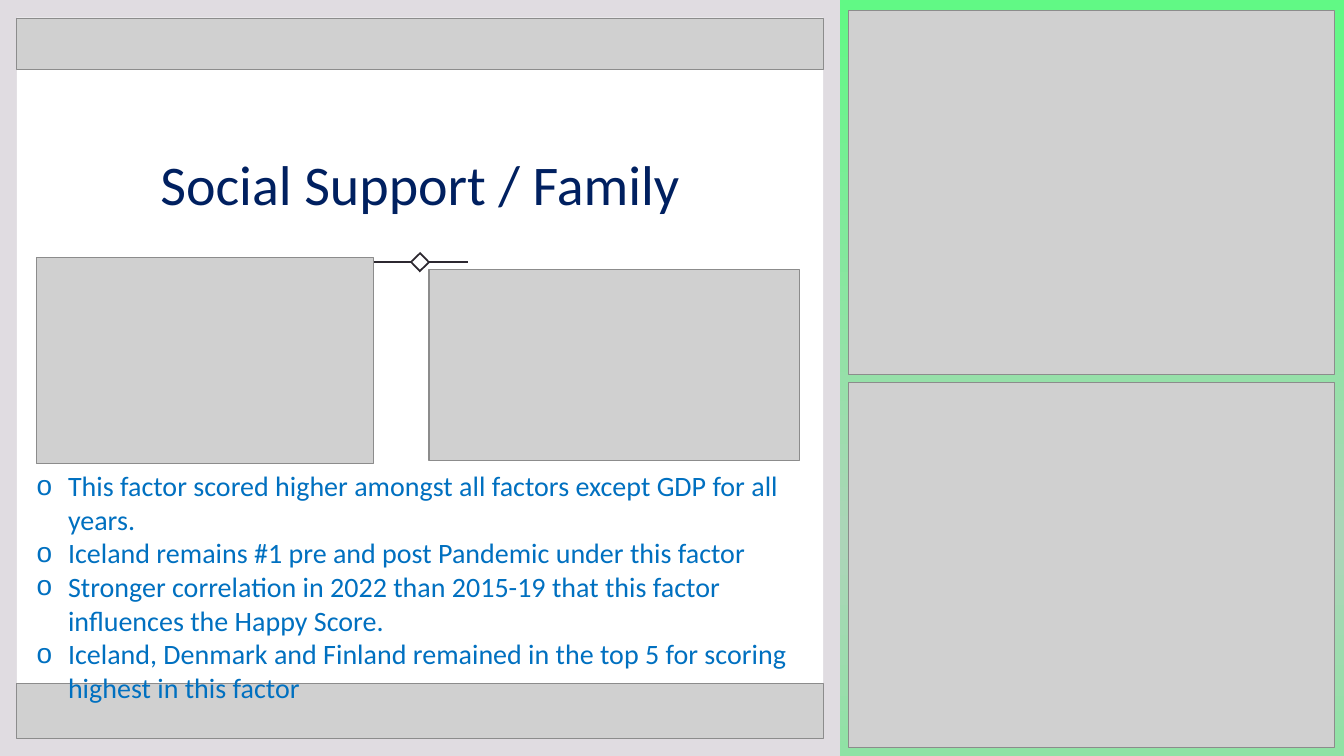
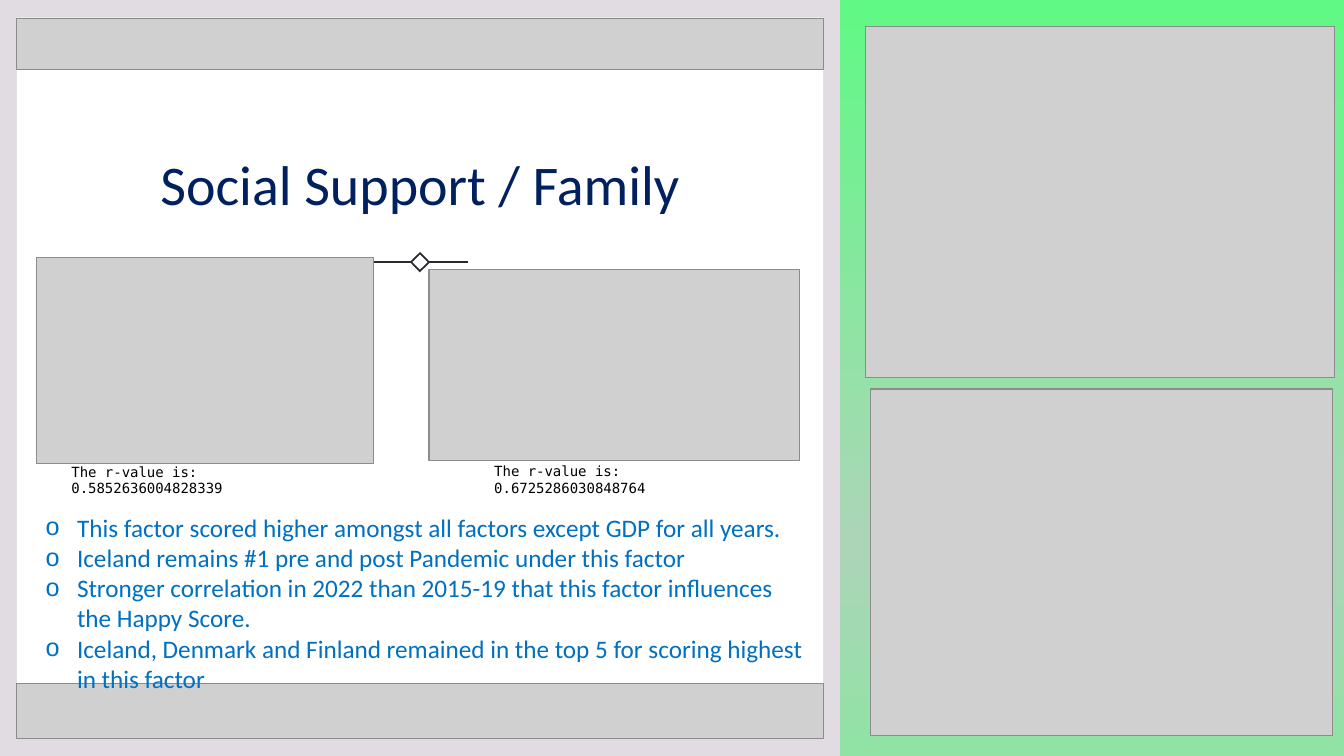
Before and after one commit to tvaughn905/Project-1, a slide deck: slide 7 of HappinessRetirementConundrum.pptx. Drawn at 1344x756 pixels with LibreOffice and Linux fonts; fonts in the diff are those of the drawing; grey boxes stand for pictures. Boxes give left, top, right and bottom in pixels: in the first picture for what was removed or moved away, otherwise in the second. Text is boxed around its words. In the diff, an @@ line names an element or a change of style, - is before the commit and + after.

```diff
--- a/HappinessRetirementConundrum.pptx
+++ b/HappinessRetirementConundrum.pptx
@@ picture resized from (x1=849, y1=10, x2=1335, y2=375) to (x1=866, y1=26, x2=1335, y2=378) @@
@@ picture resized from (x1=848, y1=383, x2=1334, y2=748) to (x1=871, y1=389, x2=1333, y2=736) @@
@@ rectangle added at (x1=72, y1=472, x2=309, y2=489), fill #FFFFFF, 10 pt, text #000000 @@
+The r-value is: 0.5852636004828339
@@ rectangle added at (x1=494, y1=471, x2=741, y2=488), fill #FFFFFF, 10 pt, text #000000 @@
+The r-value is: 0.6725286030848764
@@ text "This factor scored higher amongst ..." moved from (x1=68, y1=476, x2=785, y2=703) to (x1=77, y1=519, x2=802, y2=688) @@
@@ text "This factor scored higher amongst ..." at (x1=77, y1=519, x2=802, y2=688): size 20 to 18 pt @@
```
Also in this commit, not shown: 2 other slides changed, 8 other files.
